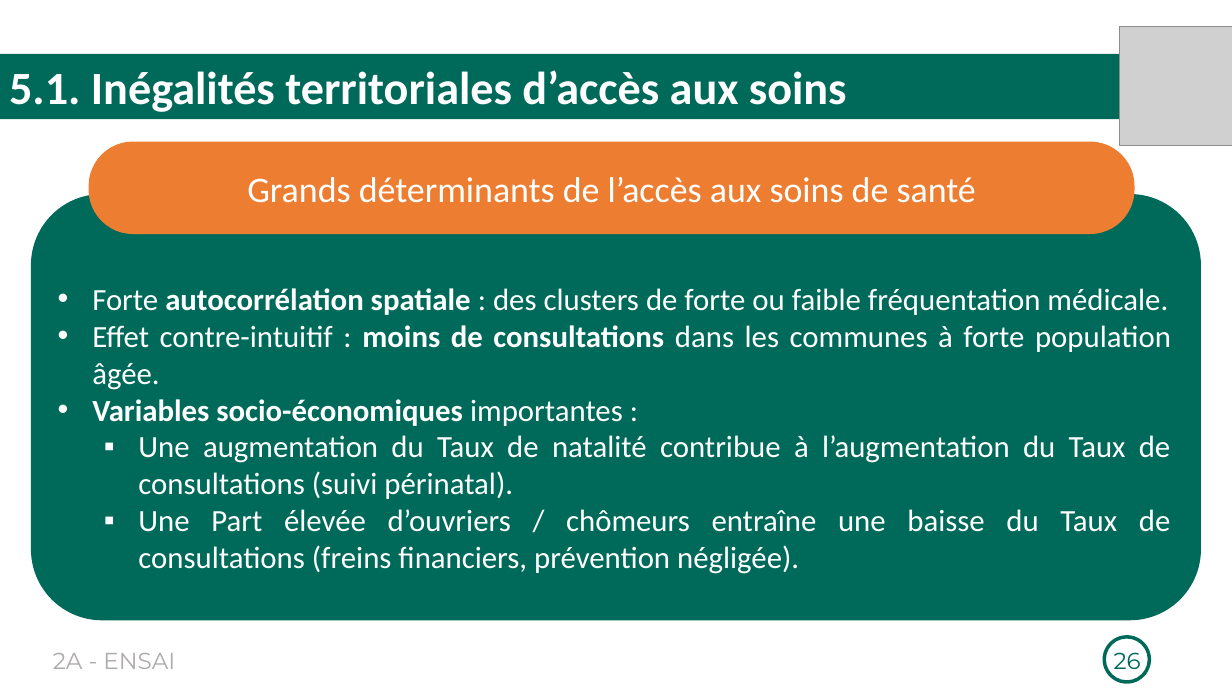
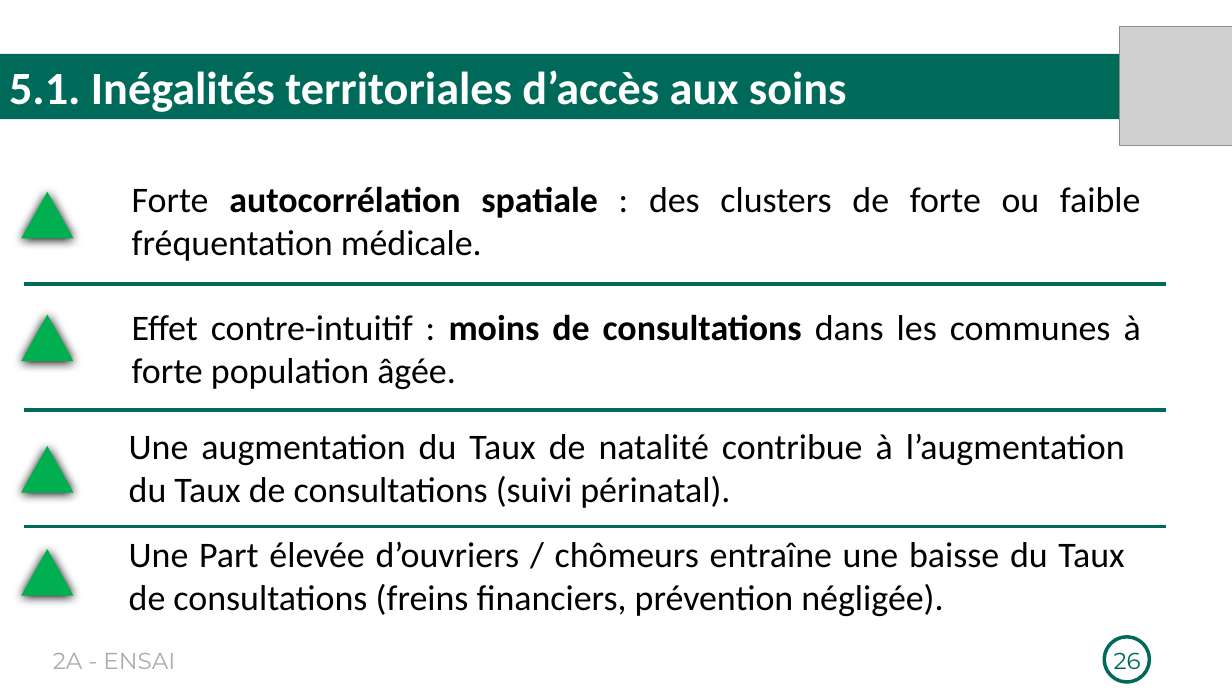
Before and after one commit to Richard-GOZAN/Projet-Stat-2A-Ensai, a slide deck: slide 26 of Présentation/Soutenance_Groupe25.pptx. Drawn at 1232x693 pixels with LibreOffice and Linux fonts; fonts in the diff are those of the drawing; grey boxes stand for pictures. Boxes give left, top, right and bottom in pixels: in the first picture for what was removed or moved away, otherwise in the second. Text is boxed around its words. In the diff, an @@ line names an element or a change of style, - is before the commit and + after.

```diff
--- a/Présentation/Soutenance_Groupe25.pptx
+++ b/Présentation/Soutenance_Groupe25.pptx
@@ rounded rectangle removed at [89,141,1135,234] @@
-Grands déterminants de l’accès aux soins de santé
@@ triangle added at [21,192,74,238], fill #00B050 @@
@@ rounded rectangle removed at [31,194,1202,620] @@
@@ text added at [132,186,1141,261], 28 pt, text #000000 @@
+Forte autocorrélation spatiale : des clusters de forte ou faible fréquentation médicale.
@@ line added from (24, 285) to (1166, 285), #006A5A 3 pt @@
@@ text at [92,288,1171,426]: paragraphs removed @@
-• Forte autocorrélation spatiale : des clusters de forte ou faible fréquentation médicale.
-• Effet contre-intuitif : moins de consultations dans les communes à forte population âgée.
-• Variables socio-économiques importantes :
@@ triangle added at [21,314,74,360], fill #00B050 @@
@@ text added at [132,314,1141,389], 28 pt, text #000000 @@
+Effet contre-intuitif : moins de consultations dans les communes à forte population âgée.
@@ line added from (24, 410) to (1166, 410), #006A5A 3 pt @@
@@ text "Une augmentation du Taux de ...": place and size @@
-text "Une augmentation du Taux de ..." at [92,288,1171,574]
+text "Une augmentation du Taux de ..." at [129,434,1125,508]
@@ text "Une augmentation du Taux de ..." at [129,434,1125,508]: size 24 to 28 pt, text colour #FFFFFF to #000000; bullet ▪ to none; vertical alignment middle to top @@
@@ triangle added at [21,446,74,493], fill #00B050 @@
@@ text at [138,509,1170,574]: paragraph removed @@
-  ▪ Une Part élevée d’ouvriers / chômeurs entraîne une baisse du Taux de consultations (freins financiers, prévention négligée).
@@ line added from (24, 527) to (1166, 527), #006A5A 3 pt @@
@@ triangle added at [21,549,74,595], fill #00B050 @@
@@ text added at [129,541,1124,616], 28 pt, text #000000 @@
+  Une Part élevée d’ouvriers / chômeurs entraîne une baisse du Taux de consultations (freins financiers, prévention négligée).
```
Also in this commit, not shown: 5 other slides changed, 1 other file.
